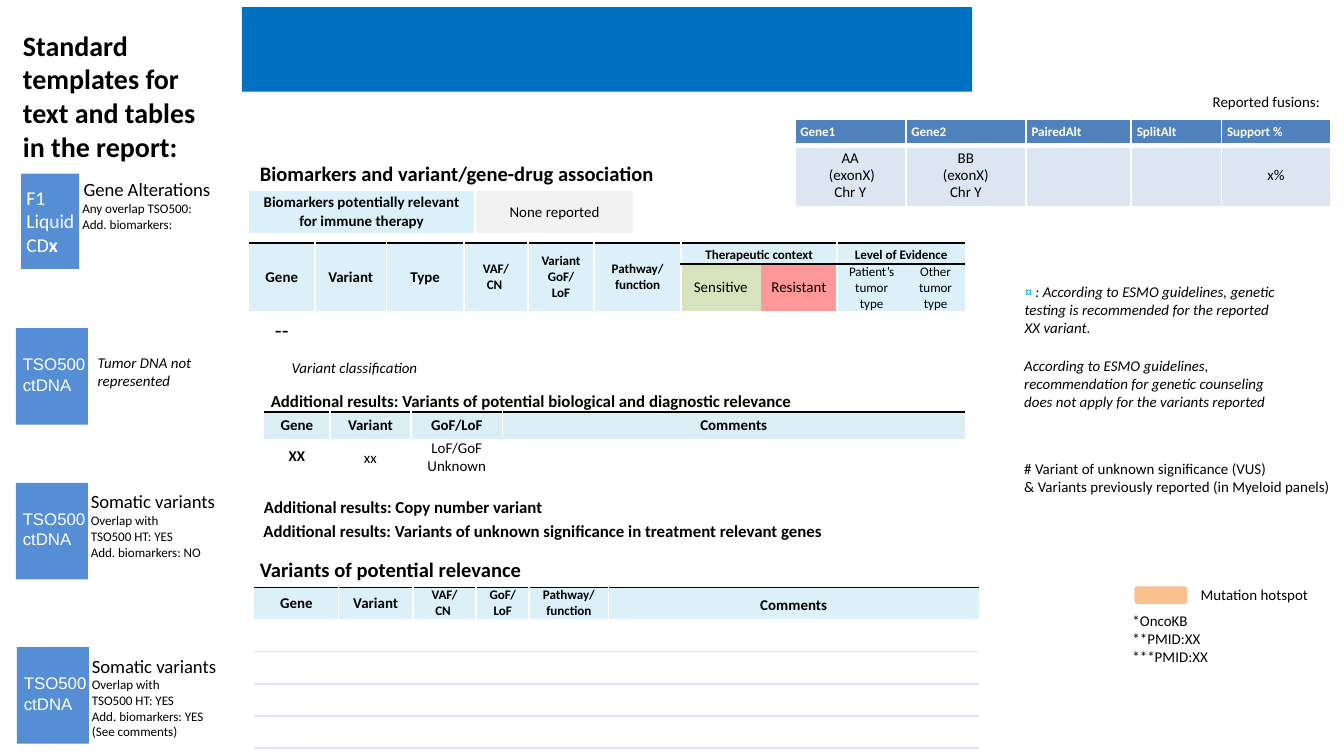
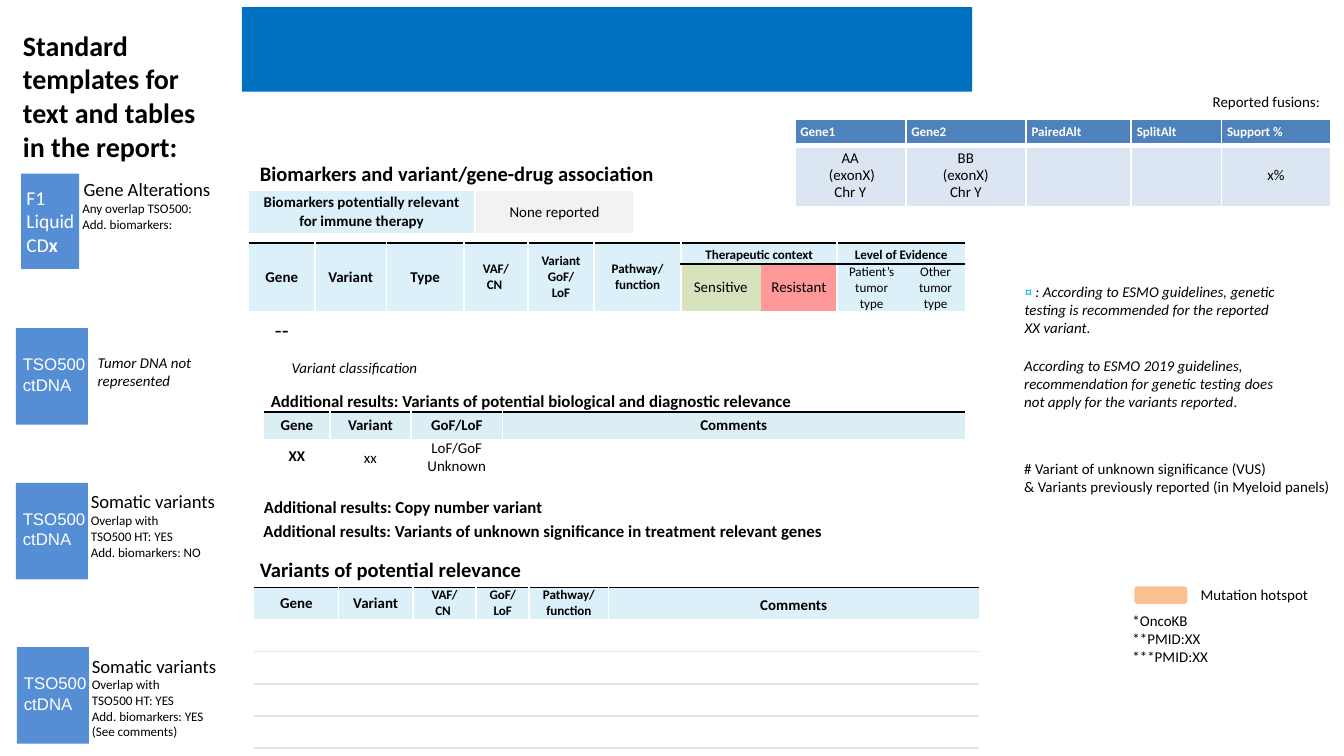
Before and after one commit to InPreD/PRONTO, a slide deck: slide 8 of In/Template/InPreD_MTB_template.pptx. Drawn at 1344x756 pixels with LibreOffice and Linux fonts; fonts in the diff are those of the drawing. Boxes give left, top, right and bottom in pixels: in the first picture for what was removed or moved away, otherwise in the second. Text is boxed around its words. In the diff, an @@ line names an element or a change of style, - is before the commit and + after.

```diff
--- a/In/Template/InPreD_MTB_template.pptx
+++ b/In/Template/InPreD_MTB_template.pptx
@@ text at (x1=1024, y1=360, x2=1273, y2=410): text changed @@
-According to ESMO guidelines, recommendation for genetic counseling does not apply for the variants reported
+According to ESMO 2019 guidelines, recommendation for genetic testing does not apply for the variants reported.
```
Also in this commit, not shown: 2 other slides changed.
